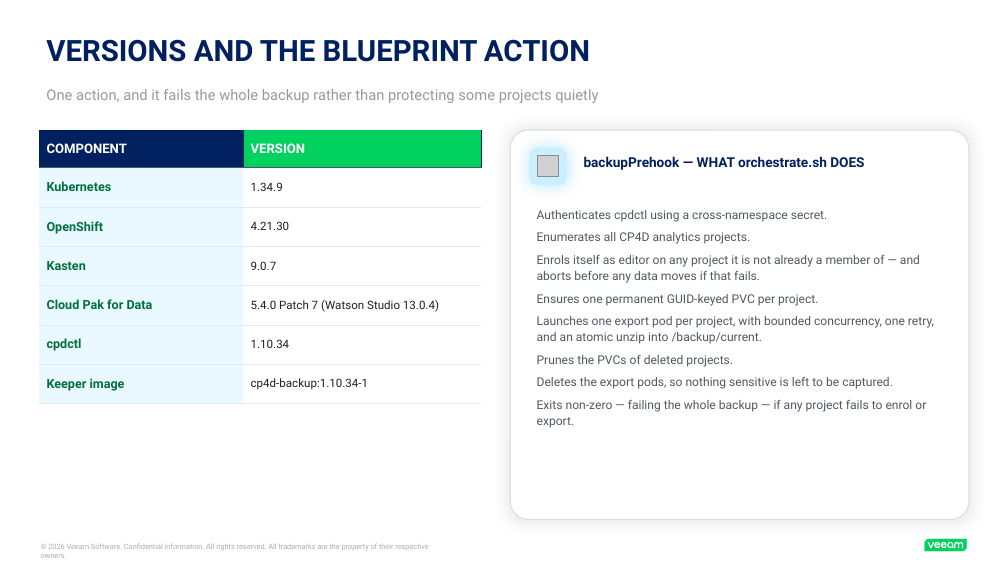
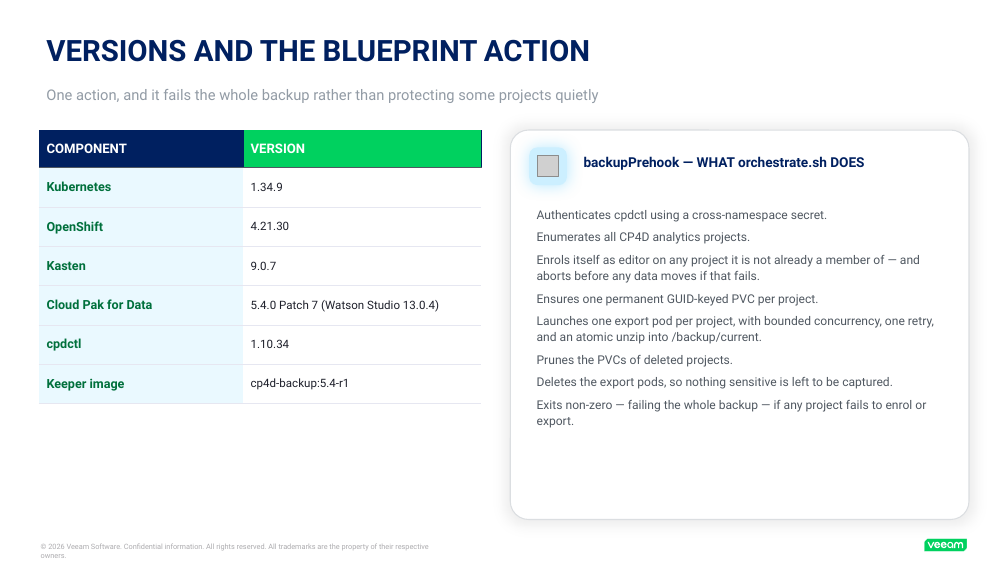
Before and after one commit to michaelcourcy/kasten-claude, a slide deck: slide 7 of cp4d/cp4d.pptx. Drawn at 1008x567 pixels with LibreOffice and Linux fonts; fonts in the diff are those of the drawing; grey boxes stand for pictures. Boxes give left, top, right and bottom in pixels: in the first picture for what was removed or moved away, otherwise in the second. Text is boxed around its words. In the diff, an @@ line names an element or a change of style, - is before the commit and + after.

```diff
--- a/cp4d/cp4d.pptx
+++ b/cp4d/cp4d.pptx
@@ table at bbox=[39, 130, 482, 404] @@
-row 7, column 2: cp4d-backup:1.10.34-1
+row 7, column 2: cp4d-backup:5.4-r1
```
Also in this commit, not shown: 34 other files.
